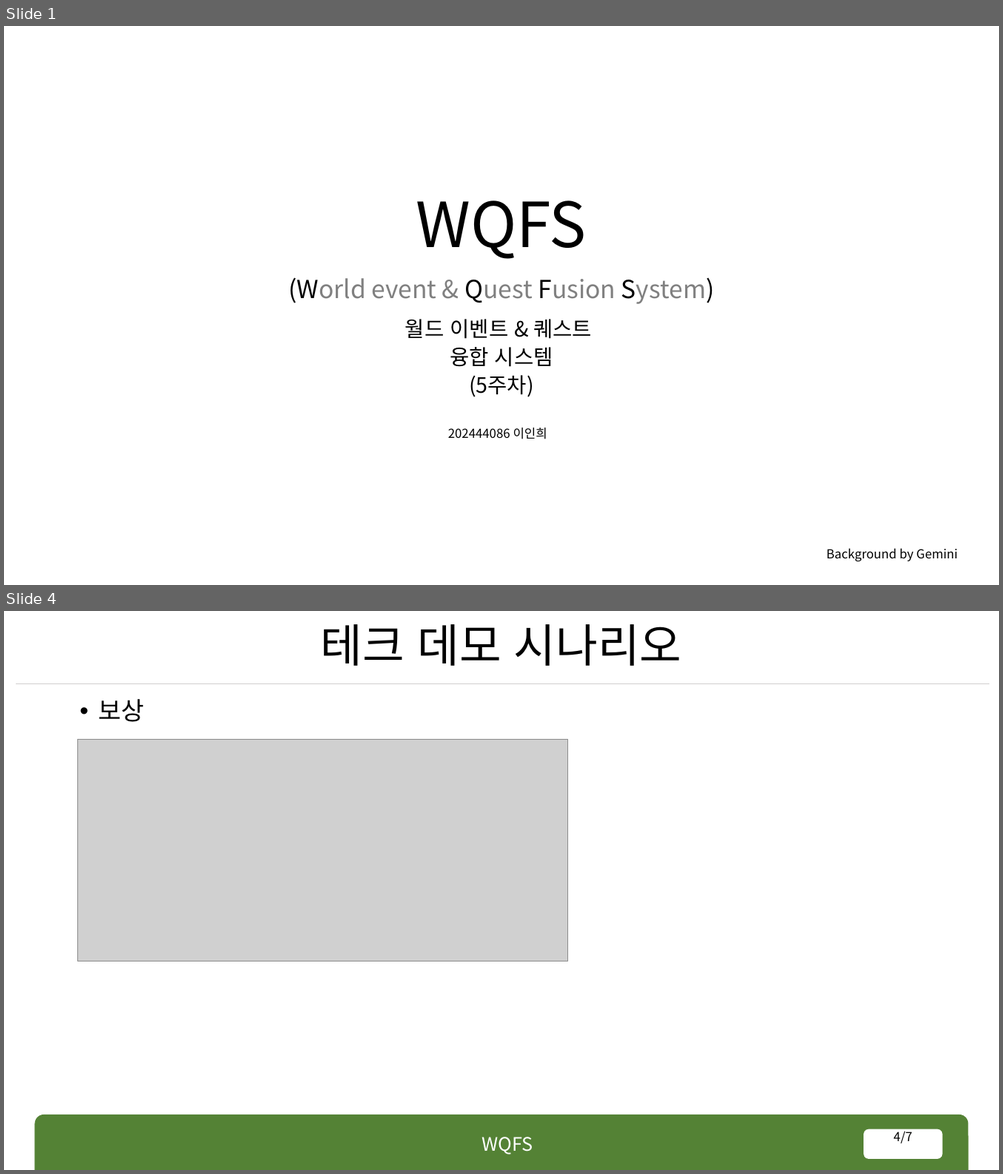
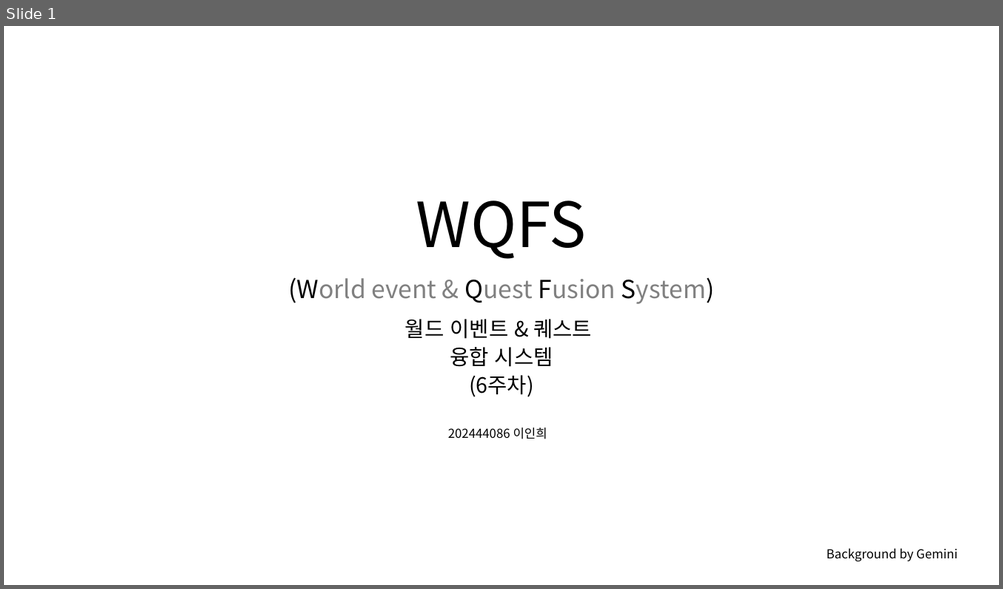
Before and after one commit to rennOobayashi/WQFS, a slide deck: WQFS.pptx. Shown one above the other, each under a label of ours: slides 1 and 4 before the commit, slide 1 after it; the slides between them are not shown. The pictures are 1003x1174 and 1003x589 pixels, drawn with LibreOffice and Linux fonts; fonts in the diff are those of the drawing; grey boxes stand for pictures; background and template pictures are left out. Boxes give left, top, right and bottom in pixels: in the first picture for what was removed or moved away, otherwise in the second. Text is boxed around its words. In the diff, an @@ line names an element or a change of style, - is before the commit and + after.

```diff
--- a/WQFS.pptx
+++ b/WQFS.pptx
@@ slide 4 removed at (x1=4, y1=611, x2=999, y2=1170), background #FFFFFF @@
@@ title removed at (x1=321, y1=624, x2=682, y2=666) @@
-테크 데모 시나리오
@@ line removed from (16, 684) to (990, 684) @@
@@ text removed at (x1=99, y1=699, x2=145, y2=722) @@
-• 보상
@@ picture removed at (x1=78, y1=739, x2=568, y2=961) @@
@@ round same rect removed at (x1=34, y1=1116, x2=968, y2=1170) @@
@@ text removed at (x1=481, y1=1137, x2=532, y2=1155) @@
-WQFS
@@ page number removed at (x1=864, y1=1130, x2=942, y2=1159) @@
-4/7
@@ slide 1 changed as well @@
@@ text at (x1=469, y1=375, x2=534, y2=397): text changed @@
-(5주차)
+(6주차)
```
Also in this commit, not shown: 1 other slide changed, 2 slides added, 4 other slides removed, 8 other files.
